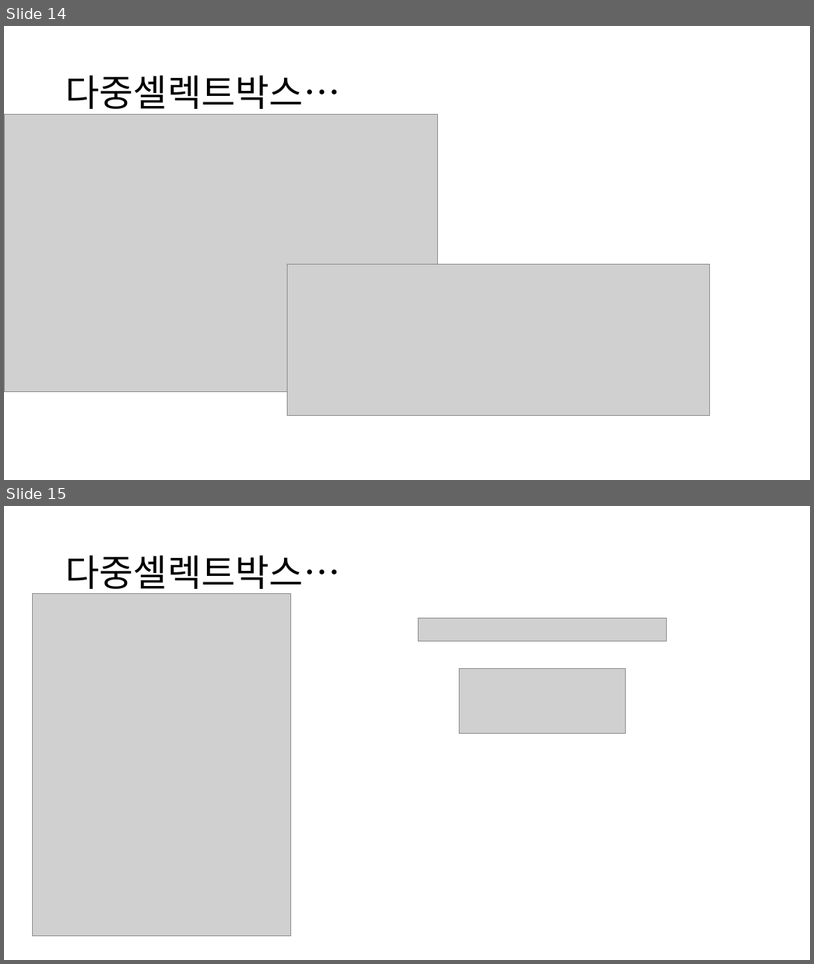
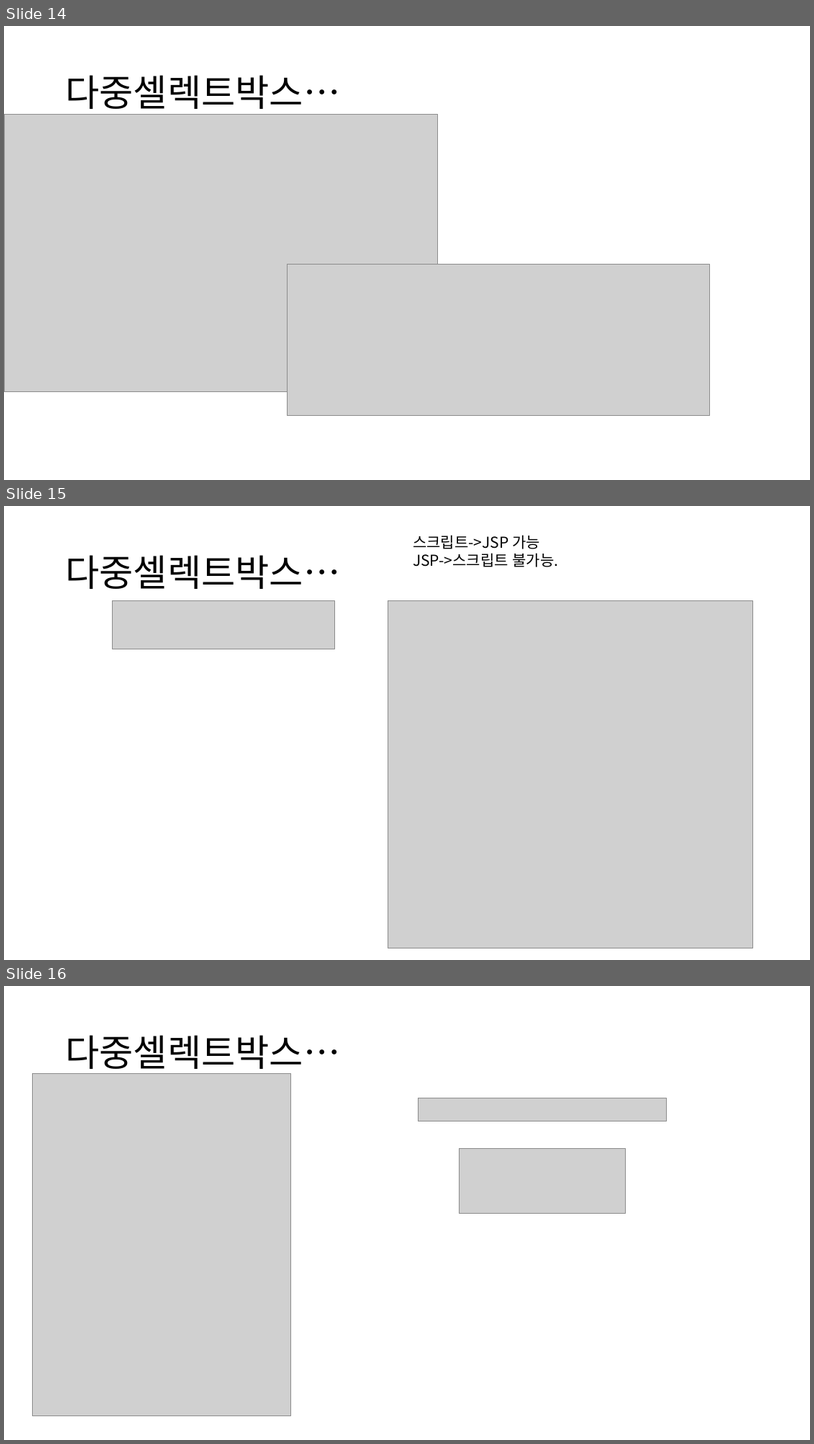
Before and after one commit to ehduq22/S-W-Project, a slide deck: 농산물 시세(13주차).pptx. Shown one above the other, each under a label of ours: slides 14 and 15 before the commit, slides 14, 15 and 16 after it. The pictures are 814x964 and 814x1444 pixels, drawn with LibreOffice and Linux fonts; fonts in the diff are those of the drawing; grey boxes stand for pictures. Boxes give left, top, right and bottom in pixels: in the first picture for what was removed or moved away, otherwise in the second. Text is boxed around its words. In the diff, an @@ line names an element or a change of style, - is before the commit and + after.

```diff
--- a/농산물 시세(13주차).pptx
+++ b/농산물 시세(13주차).pptx
@@ slide 15 added at (4, 506, 810, 960), background #FFFFFF @@
@@ text added at (413, 535, 559, 567), 18 pt, text #000000 @@
+스크립트->JSP 가능
+JSP->스크립트 불가능.
@@ title added at (65, 555, 340, 589), 44 pt, text #000000 @@
+다중셀렉트박스…
@@ picture added at (112, 601, 335, 649) @@
@@ picture added at (388, 601, 754, 947) @@
@@ what was slide 15 is now slide 16 @@
```
Also in this commit, not shown: 1 other slide added.
